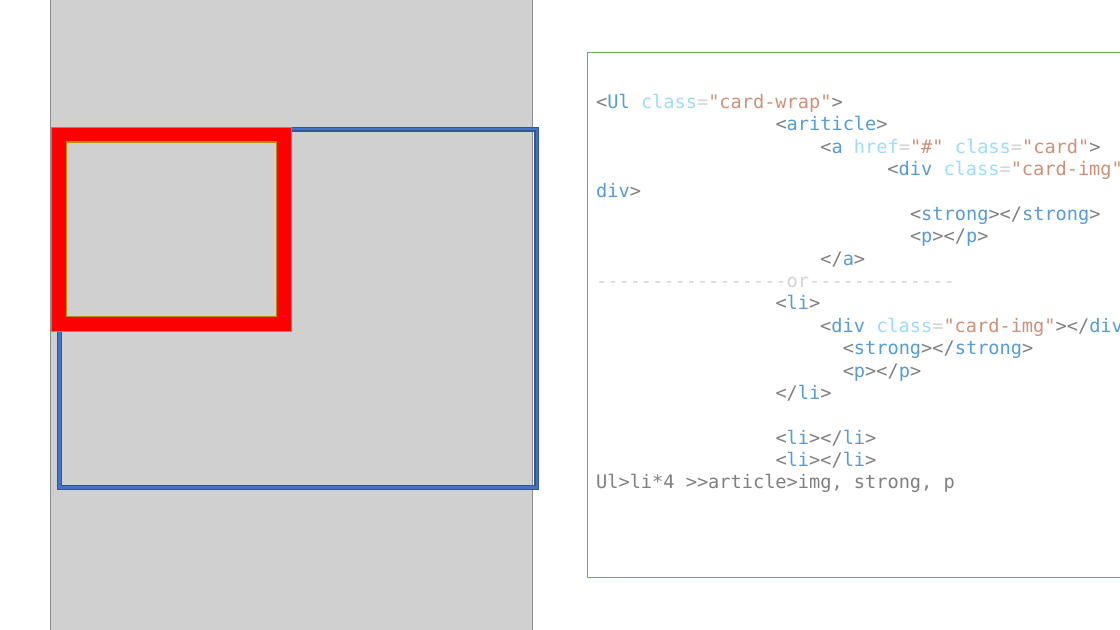
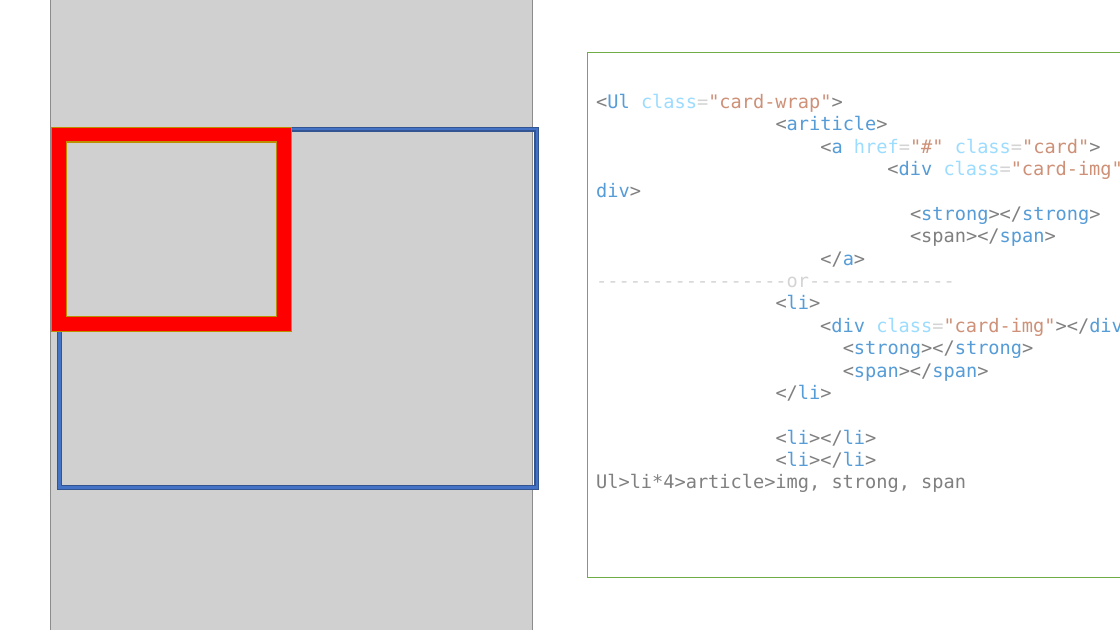
Before and after one commit to yeeSilver/clone-Project, a slide deck: slide 9 of Clone Coding/LineCareer/프레젠테이션1.pptx (slide 5 before the commit). Drawn at 1120x630 pixels with LibreOffice and Linux fonts; fonts in the diff are those of the drawing; grey boxes stand for pictures. Boxes give left, top, right and bottom in pixels: in the first picture for what was removed or moved away, otherwise in the second. Text is boxed around its words. In the diff, an @@ line names an element or a change of style, - is before the commit and + after.

```diff
--- a/Clone Coding/LineCareer/프레젠테이션1.pptx
+++ b/Clone Coding/LineCareer/프레젠테이션1.pptx
@@ text in rectangle at (x1=910, y1=228, x2=1056, y2=246): text changed @@
-<p></p>
+<span></span>
@@ text in rectangle at (x1=843, y1=363, x2=989, y2=381): text changed; text colour #808080 to #569CD6 @@
-<p></p>
+<span></span>
@@ text in rectangle at (x1=596, y1=474, x2=966, y2=492): text changed @@
-Ul>li*4 >>article>img, strong, p
+Ul>li*4>article>img, strong, span
```
Also in this commit, not shown: 4 slides added, 24 other files.
